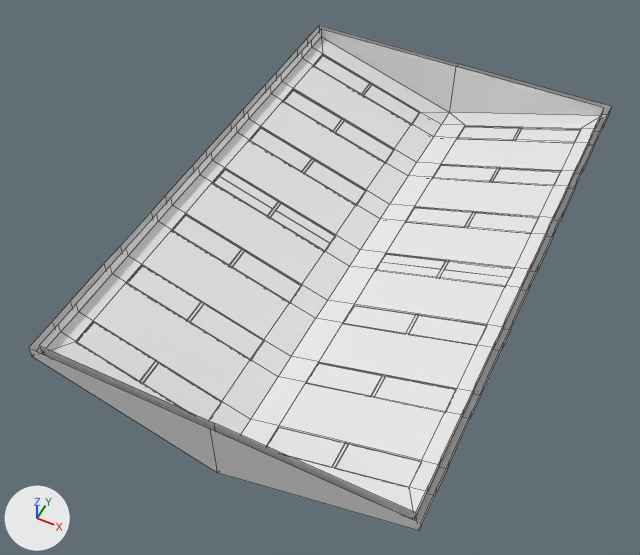
One commit to the FBX model Blender/FBX/Warehouse/Roof.fbx: the scene before it, then after it.
Rendered twice from a 50 mm lens placed at (5.3, -23.4, 47.0), pointed at (-15.4, 18.1, -4.8). Arrows for +X, +Y and +Z are at lower left; the lights stay in place. Mesh edges are drawn as thin lines. Where no turn or scale is listed for an object, it has been applied to the vertices.

Names of what the first picture shows: 'Roof', 'Roof Glass'.
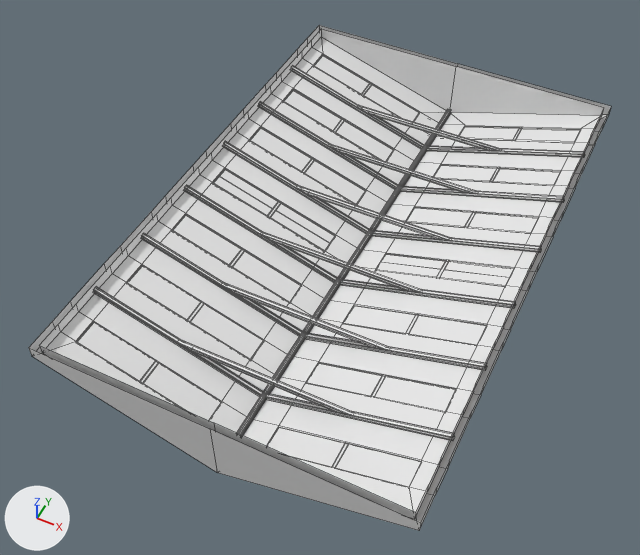
The newer file is also turned or shifted as a whole; pictures and numbers use the older file's frame.

What the commit changed:
me_cube_028 is used by ob_roof; location (0.0, 0.0, 0.0).
me_cube_028 had 388 vertices, 332 faces and spanned x -28.0..0.0, y 0.0..43.0, z -5.3..0.0.
me_cube_028 now has 874 vertices, 560 faces and spans x -28.0..0.0, y 0.0..43.0, z -5.3..0.0.
me_cube_028 part 1: 486 vertices added at x -27.6..-0.4, y 0.5..42.5, z -5.2..0.0.

Where the change shows, as pixel boxes (x1, y1, x2, y2) in the pictures (640 x 555 px):
part 1 of me_cube_028, added: after (94, 66, 585, 441)
